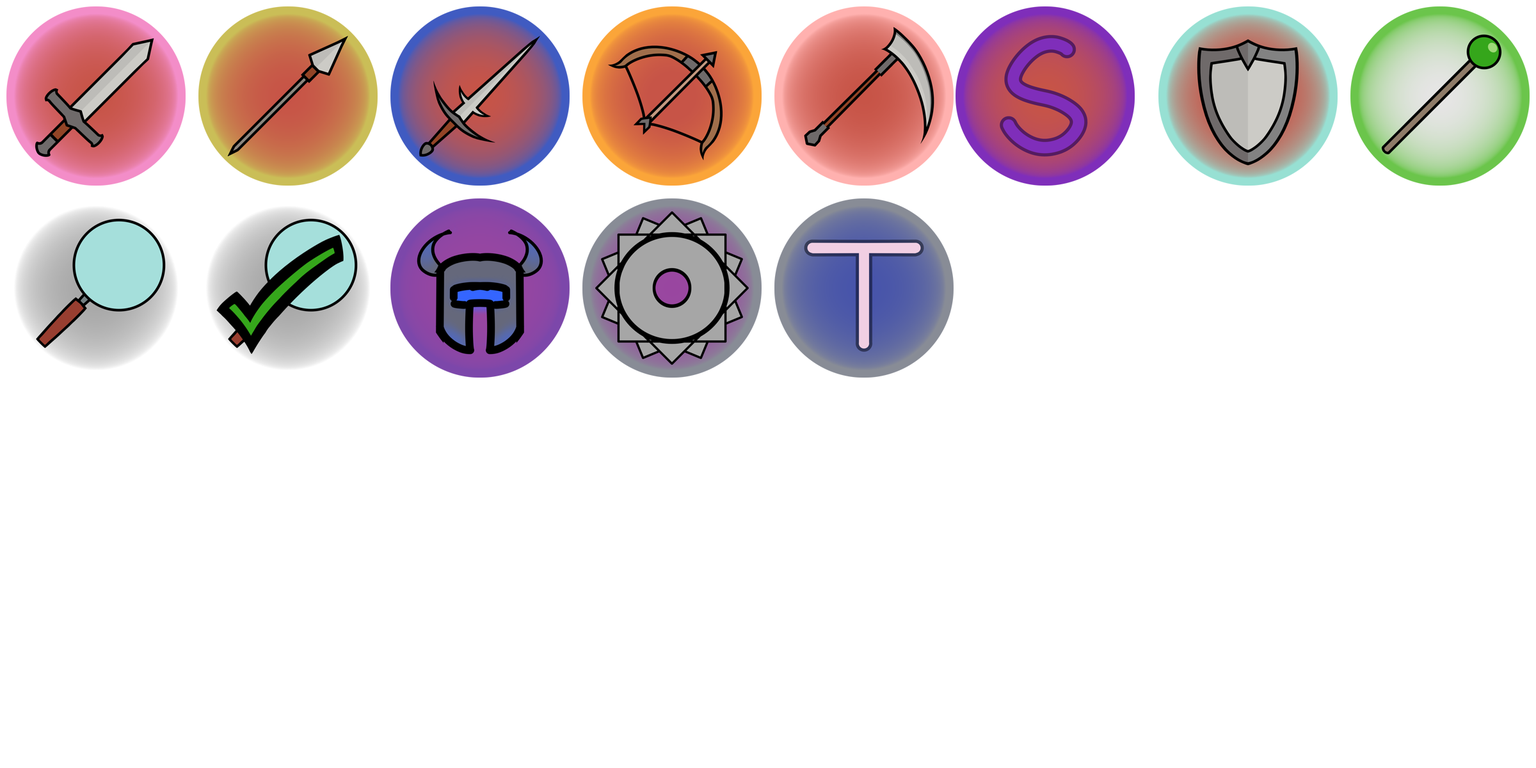
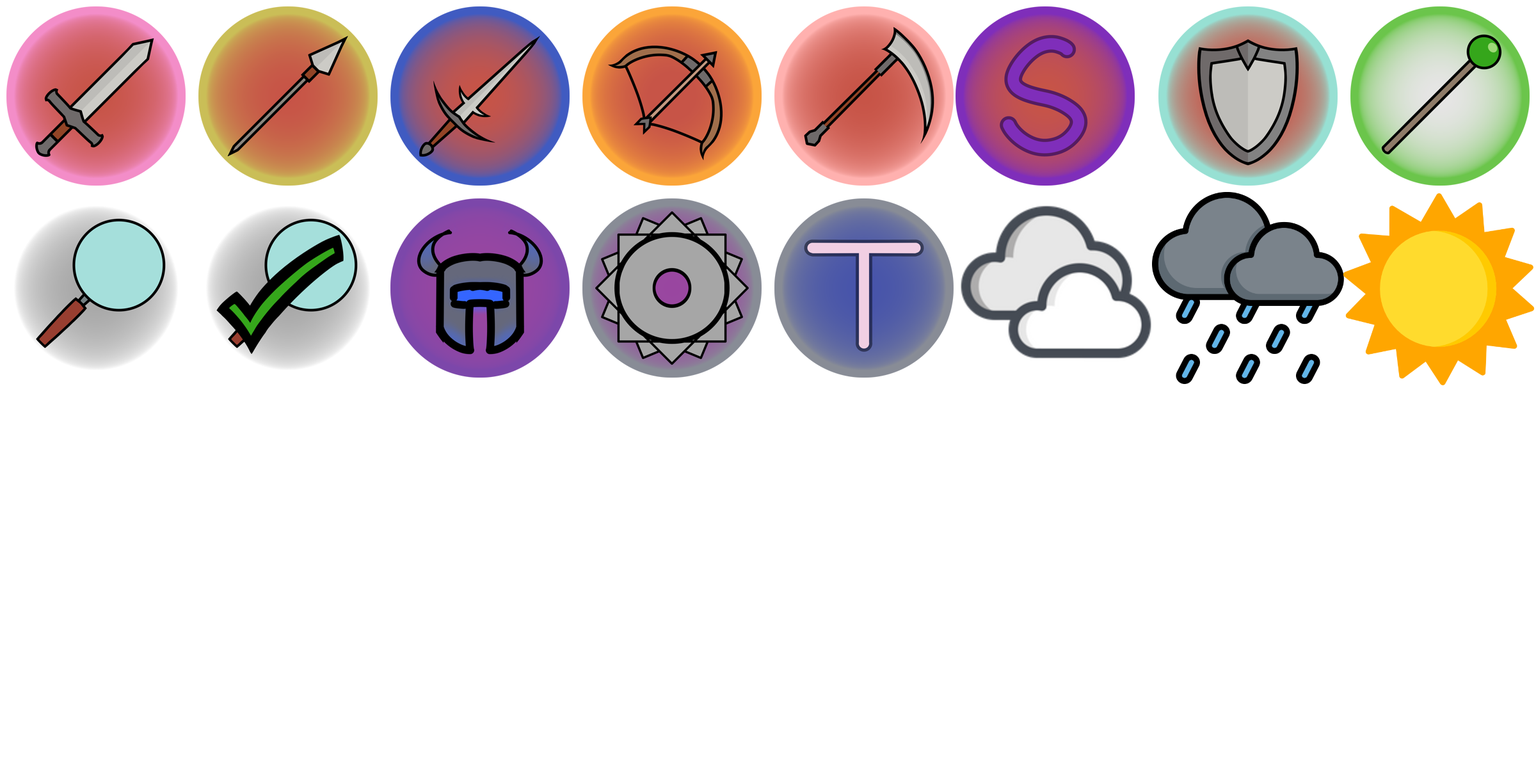
Layered file, before and after one edit (1536 × 768). Changes by layer:
added layer "16_Sunny.png" above "15_Rain.png" over [1342, 193, 1535, 386]
added layer "15_Rain.png" above "14_Cloud.png" over [1151, 191, 1344, 384]
added layer "14_Cloud.png" above "13_telekinesis_placeholder.png" over [959, 205, 1152, 360]
